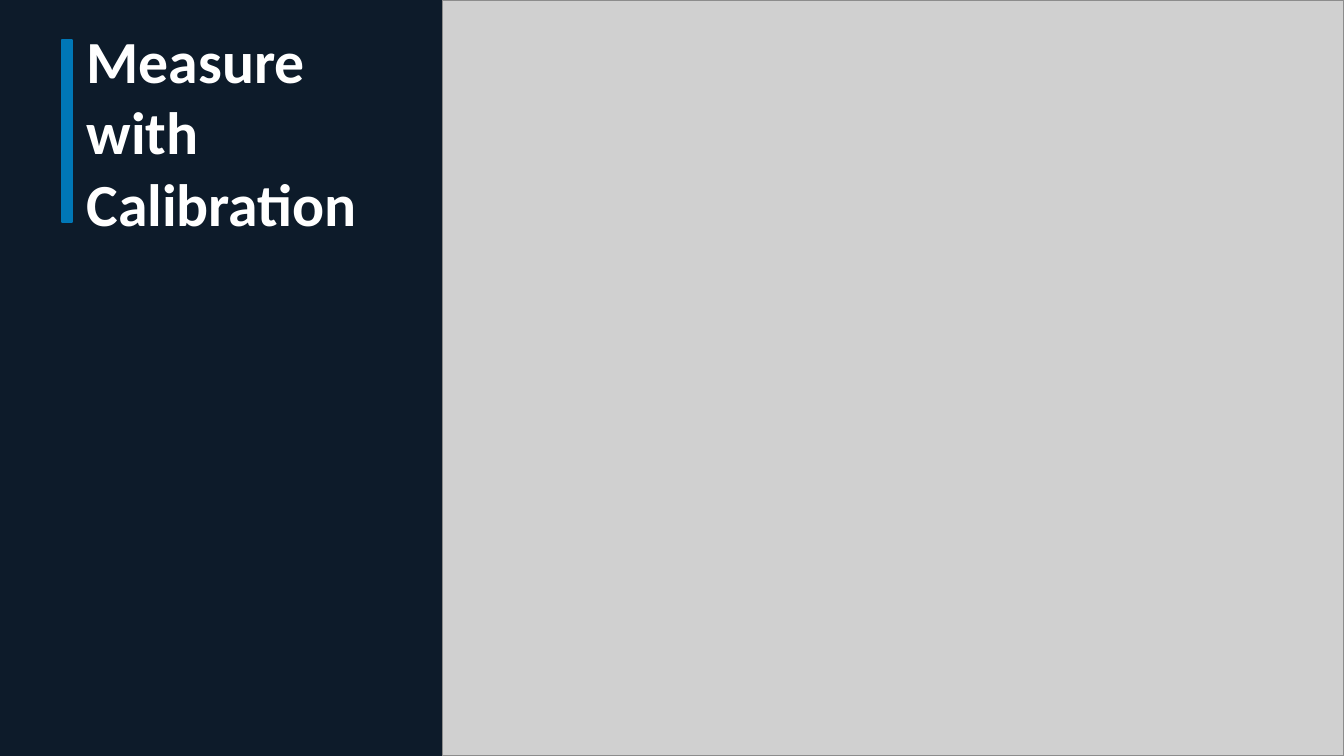
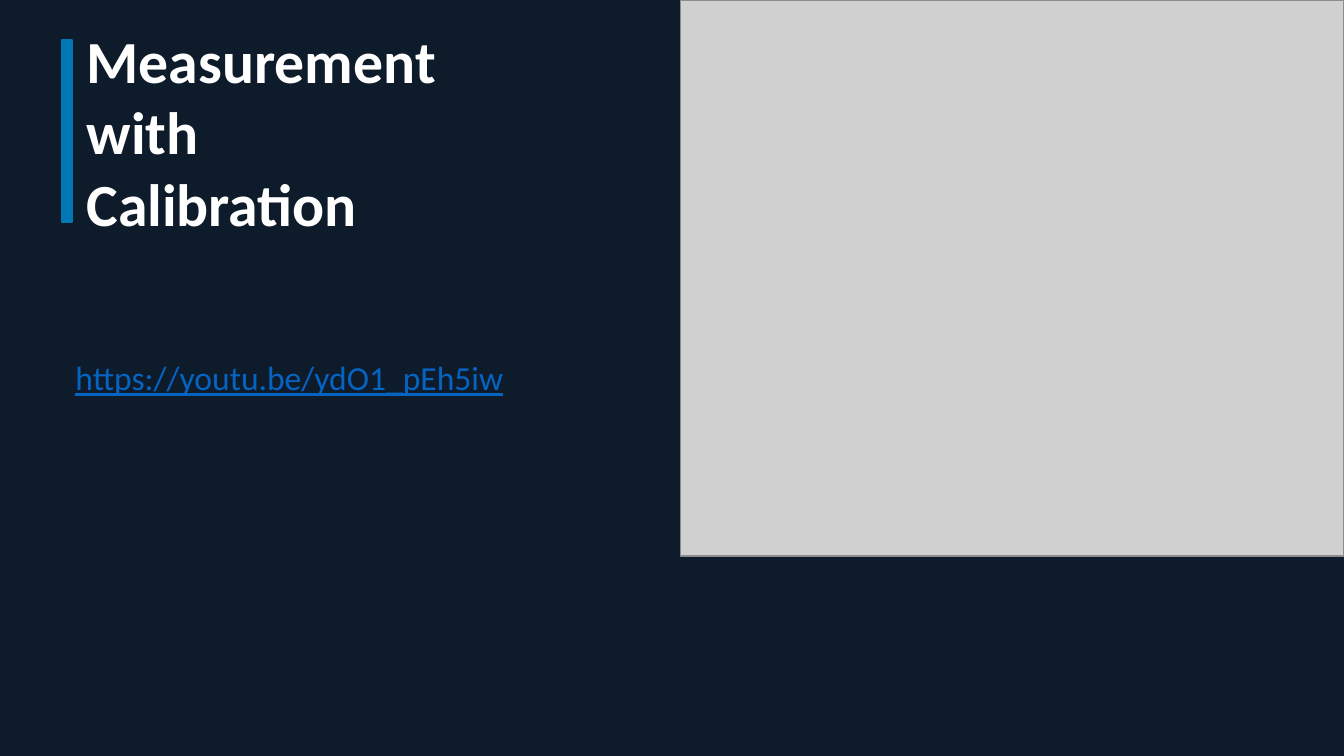
Before and after one commit to eam95/RC_Car_Mark_I, a slide deck: slide 15 of RC_Car_Presentation.pptx. Drawn at 1344x756 pixels with LibreOffice and Linux fonts; fonts in the diff are those of the drawing; grey boxes stand for pictures. Boxes give left, top, right and bottom in pixels: in the first picture for what was removed or moved away, otherwise in the second. Text is boxed around its words. In the diff, an @@ line names an element or a change of style, - is before the commit and + after.

```diff
--- a/RC_Car_Presentation.pptx
+++ b/RC_Car_Presentation.pptx
@@ picture: place and size @@
-picture at (442, 0, 1344, 755)
+picture at (681, 0, 1344, 556)
@@ text at (87, 44, 436, 84): text changed @@
-Measure
+Measurement
@@ text added at (75, 366, 503, 396), 18 pt, text #0563C1, underline @@
+https://youtu.be/ydO1_pEh5iw
```
Also in this commit, not shown: 3 other slides changed, 3 other files.
